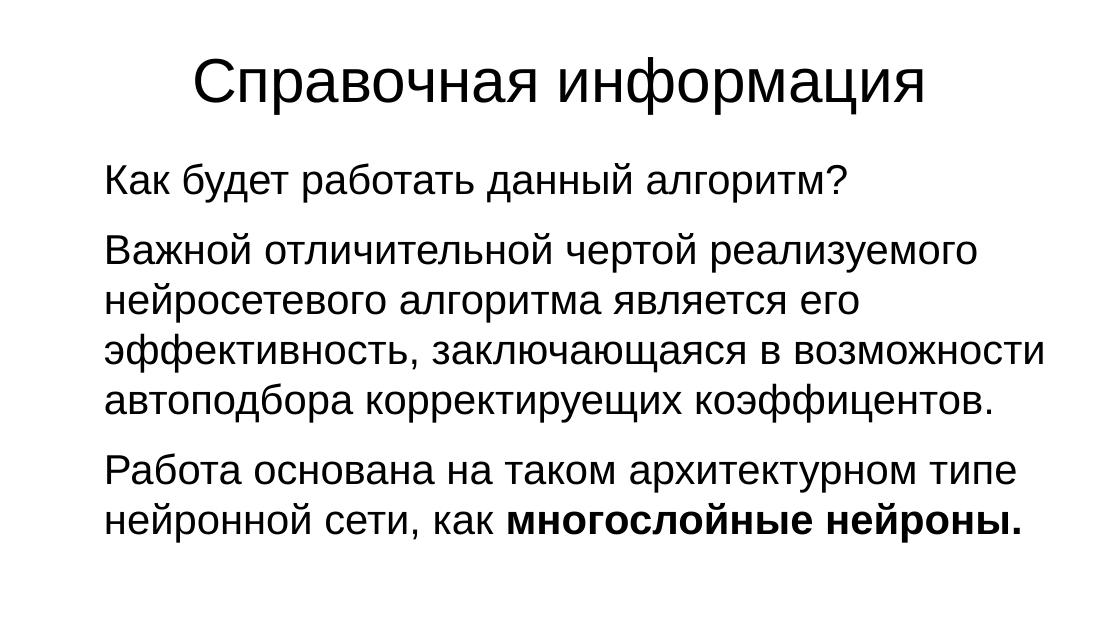
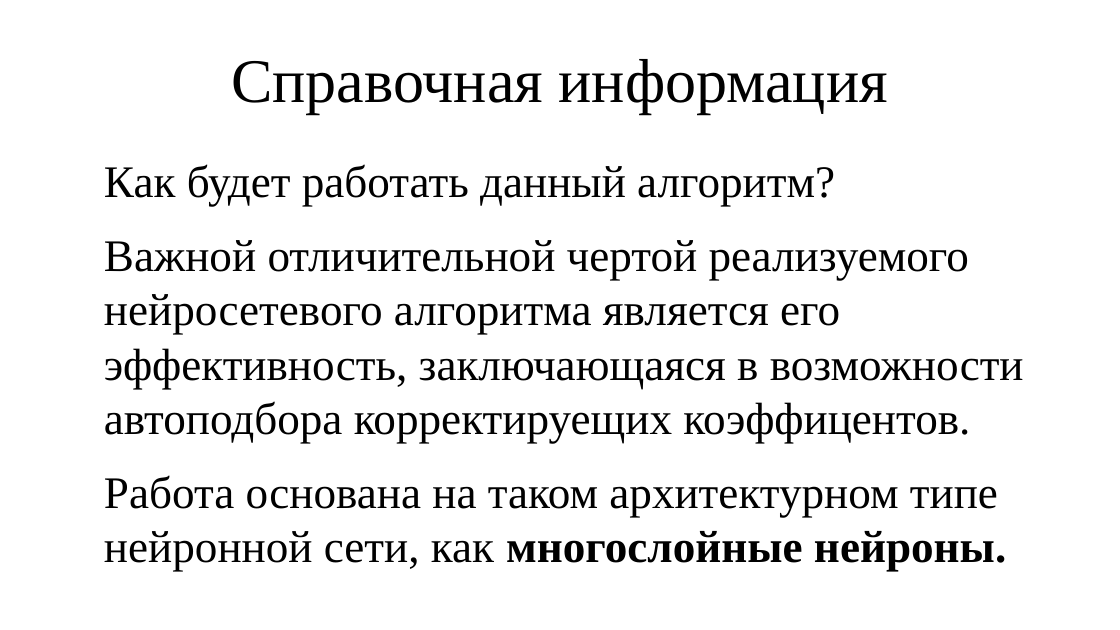
Before and after one commit to SaShiro228/helmet, a slide deck: slide 12 of text/presentation.odp. Drawn at 1120x630 pixels with LibreOffice and Linux fonts; fonts in the diff are those of the drawing. Boxes give left, top, right and bottom in pixels: in the first picture for what was removed or moved away, otherwise in the second. Text is boxed around its words. In the diff, an @@ line names an element or a change of style, - is before the commit and + after.

```diff
--- a/text/presentation.odp
+++ b/text/presentation.odp
@@ title "Справочная информация" at box(231, 59, 888, 114): font Arial to Times New Roman @@
@@ text "Как будет работать данный алгоритм?" at box(104, 164, 1024, 571): size 29.6 to 32 pt, font Arial to Times New Roman @@
```
Also in this commit, not shown: 9 other slides changed, 1 other file.
